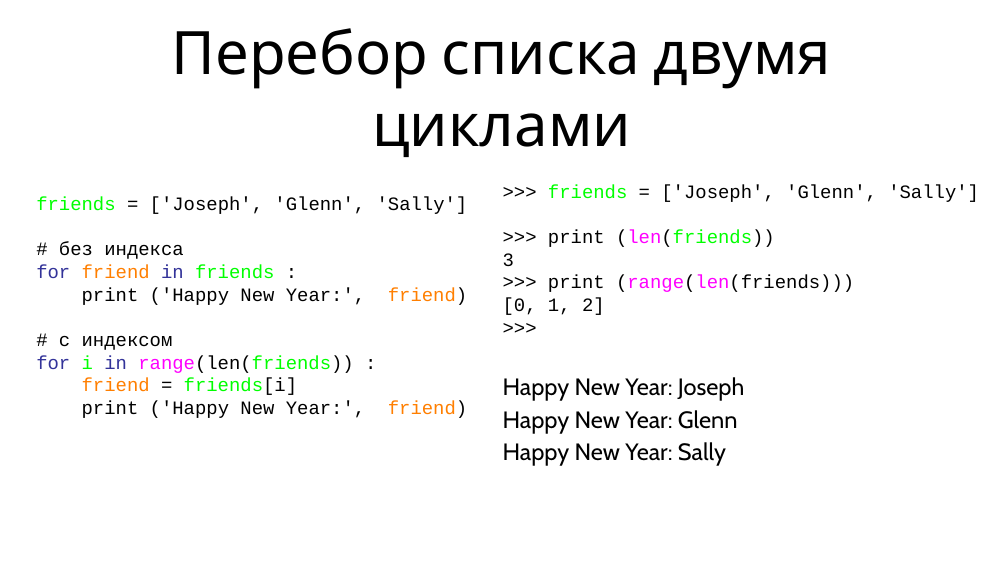
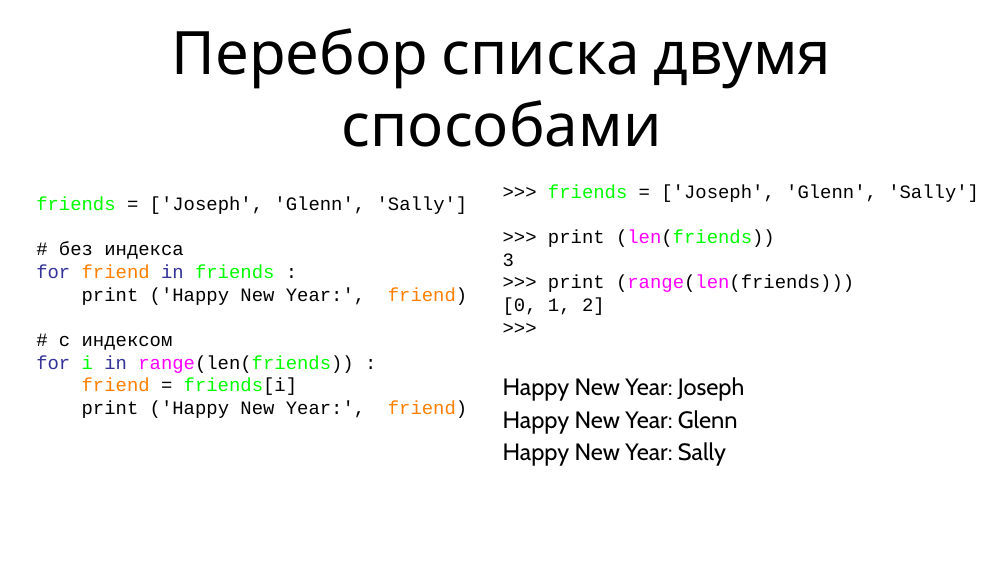
Before and after one commit to maxchv/LearnPython, a slide deck: slide 18 of week02/05.Lists.pptx. Drawn at 1008x567 pixels with LibreOffice and Linux fonts; fonts in the diff are those of the drawing. Boxes give left, top, right and bottom in pixels: in the first picture for what was removed or moved away, otherwise in the second. Text is boxed around its words. In the diff, an @@ line names an element or a change of style, - is before the commit and + after.

```diff
--- a/week02/05.Lists.pptx
+++ b/week02/05.Lists.pptx
@@ title at box(172, 28, 832, 147): text changed @@
-Перебор списка двумя циклами
+Перебор списка двумя способами
```
Also in this commit, not shown: 4 other slides changed, 3 other files.
